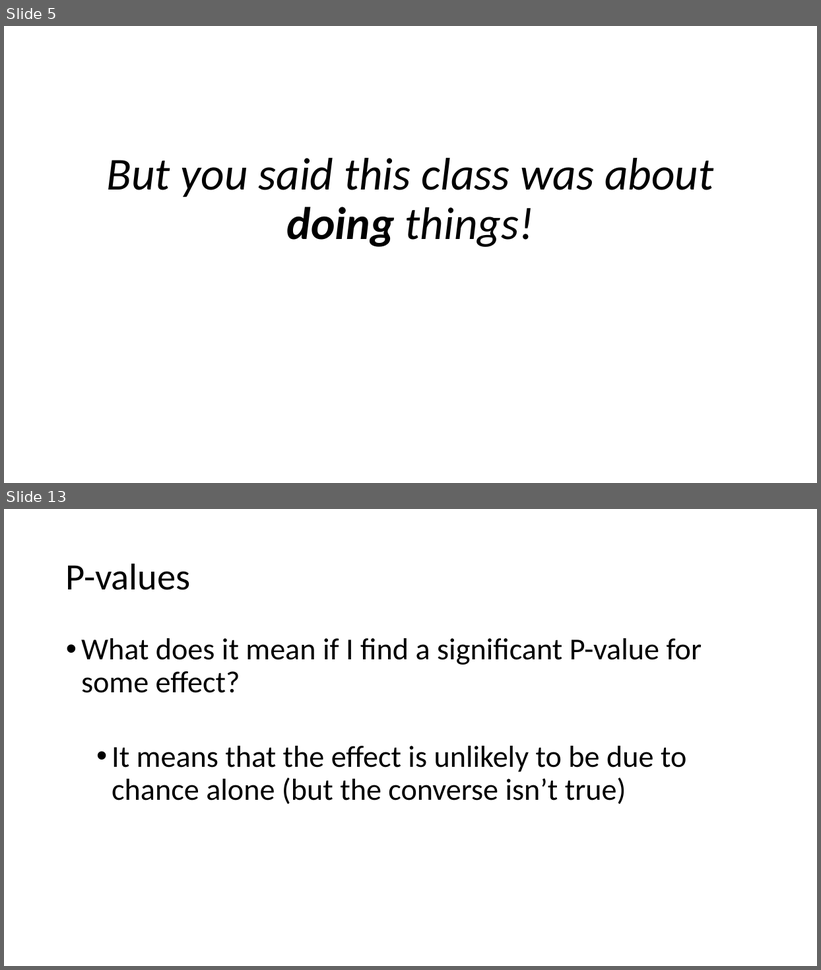
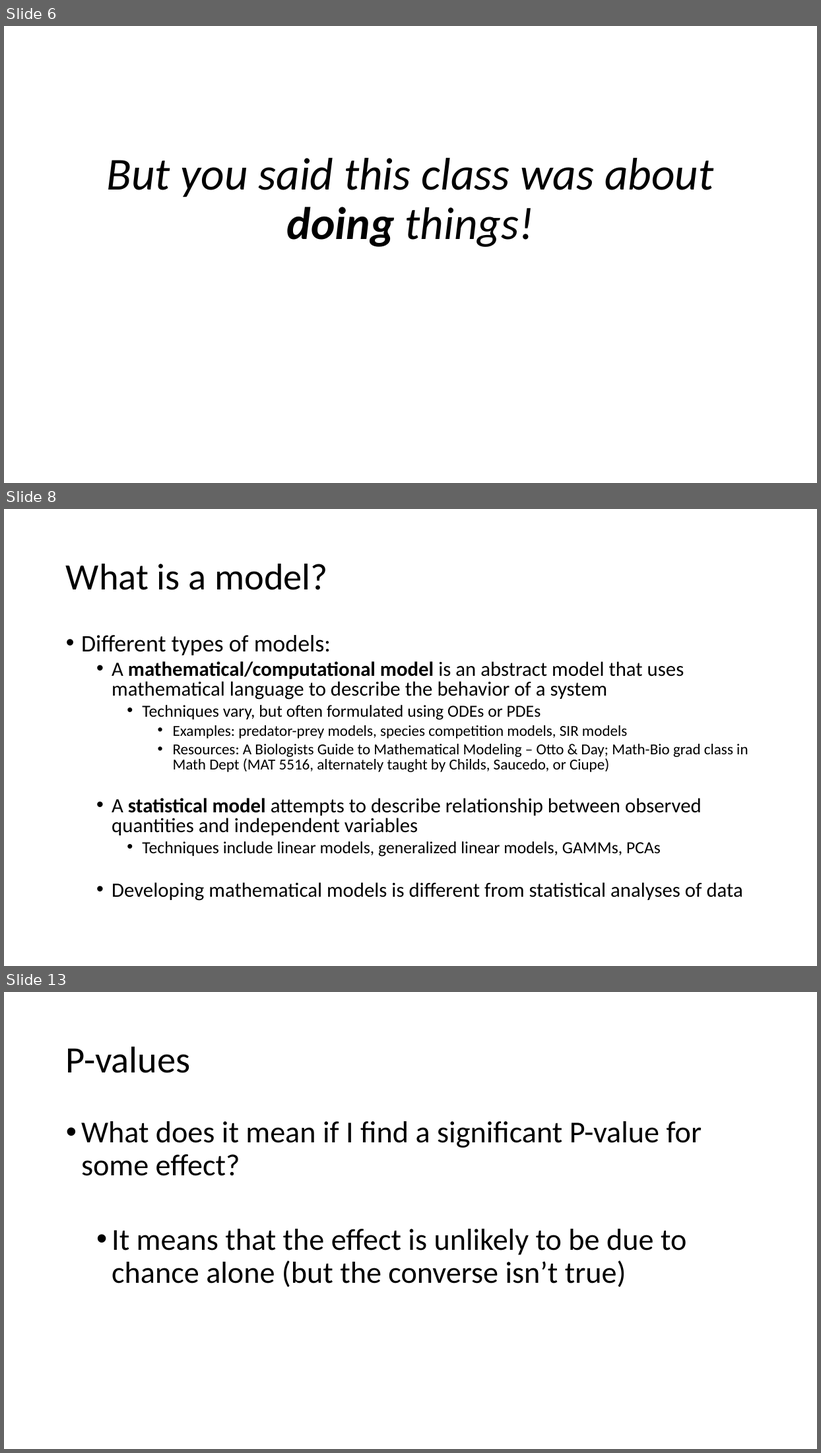
Before and after one commit to VTQuantMethodsEEB/klangwig, a slide deck: lectures/week_4_philosophy/le4_statistical_philosophy.pptx. Shown one above the other, each under a label of ours: slides 5 and 13 before the commit, slides 6, 8 and 13 after it; the slides between them are not shown. The pictures are 821x970 and 821x1453 pixels, drawn with LibreOffice and Linux fonts; fonts in the diff are those of the drawing. Boxes give left, top, right and bottom in pixels: in the first picture for what was removed or moved away, otherwise in the second. Text is boxed around its words. In the diff, an @@ line names an element or a change of style, - is before the commit and + after.

```diff
--- a/lectures/week_4_philosophy/le4_statistical_philosophy.pptx
+++ b/lectures/week_4_philosophy/le4_statistical_philosophy.pptx
@@ slide 8 added at (x1=4, y1=509, x2=817, y2=966), background #FFFFFF @@
@@ title added at (x1=66, y1=563, x2=328, y2=590), 44 pt, text #000000 @@
+What is a model?
@@ text added at (x1=81, y1=635, x2=748, y2=901), 24 pt, text #000000 @@
+• Different types of models:
+  • A mathematical/computational model is an abstract model that uses mathematical language to describe the behavior of a system
+    • Techniques vary, but often formulated using ODEs or PDEs
+      • Examples: predator-prey models, species competition models, SIR models
+      • Resources: A Biologists Guide to Mathematical Modeling – Otto & Day; Math-Bio grad class in Math Dept (MAT 5516, alternately taught by Childs, Saucedo, or Ciupe)
+  • A statistical model attempts to describe relationship between observed quantities and independent variables
+    • Techniques include linear models, generalized linear models, GAMMs, PCAs
+  • Developing mathematical models is different from statistical analyses of data
@@ what was slide 5 is now slide 6 @@
```
Also in this commit, not shown: 6 slides changed, 1 other slide added, 2 slides removed.
